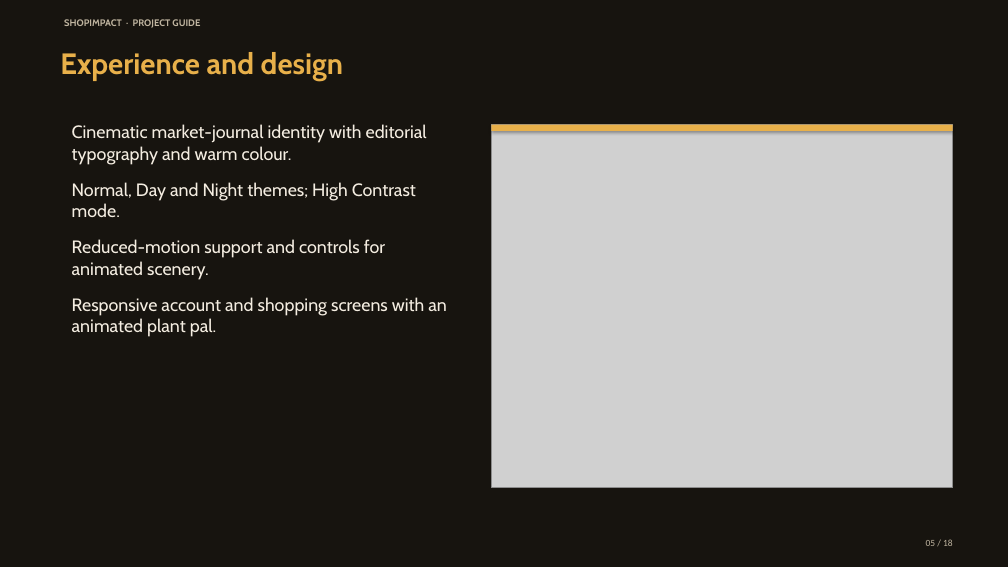
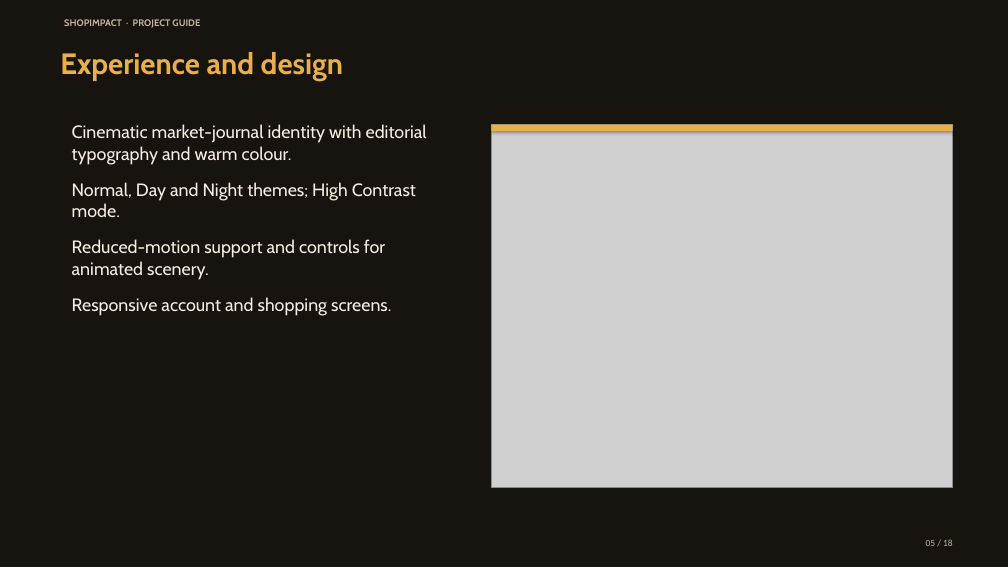
Before and after one commit to kavin-beep/IDAI102_1000527_ShopImpactAI_Kavin-K, a slide deck: slide 5 of output/presentation/ShopImpact_Vibrant_Deck.pptx. Drawn at 1008x567 pixels with LibreOffice and Linux fonts; fonts in the diff are those of the drawing; grey boxes stand for pictures. Boxes give left, top, right and bottom in pixels: in the first picture for what was removed or moved away, otherwise in the second. Text is boxed around its words. In the diff, an @@ line names an element or a change of style, - is before the commit and + after.

```diff
--- a/output/presentation/ShopImpact_Vibrant_Deck.pptx
+++ b/output/presentation/ShopImpact_Vibrant_Deck.pptx
@@ text at bbox=[72, 297, 391, 316]: text changed @@
-Responsive account and shopping screens with an animated plant pal.
+Responsive account and shopping screens.
```
Also in this commit, not shown: 9 other slides changed, 27 other files.
